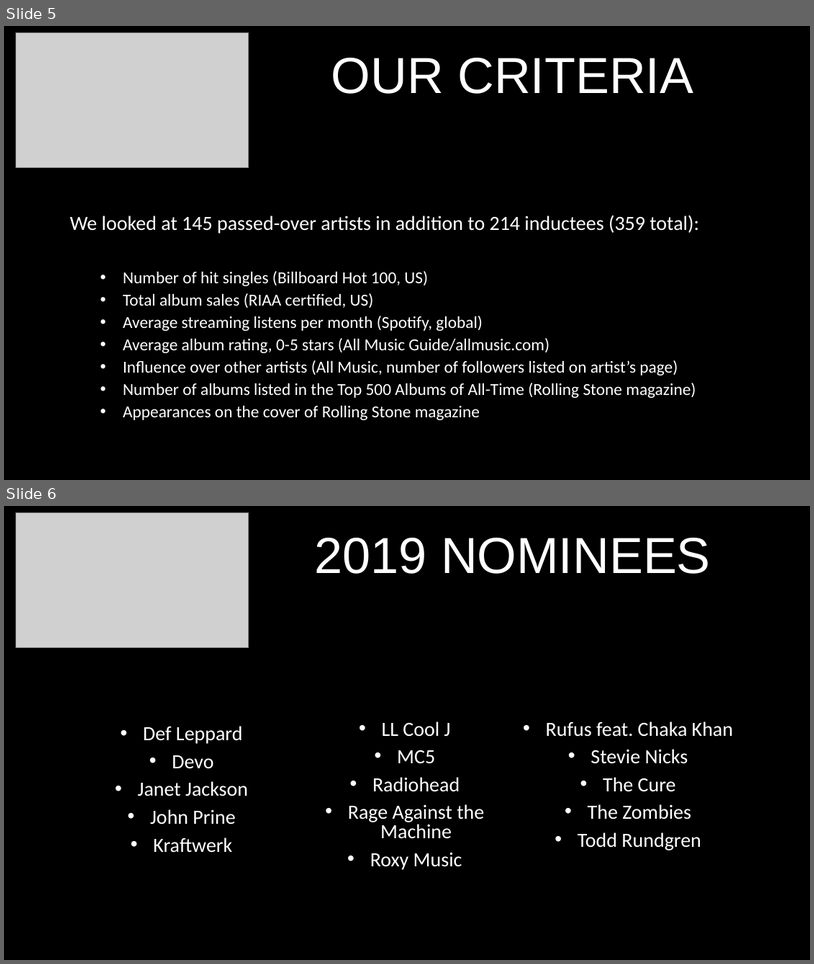
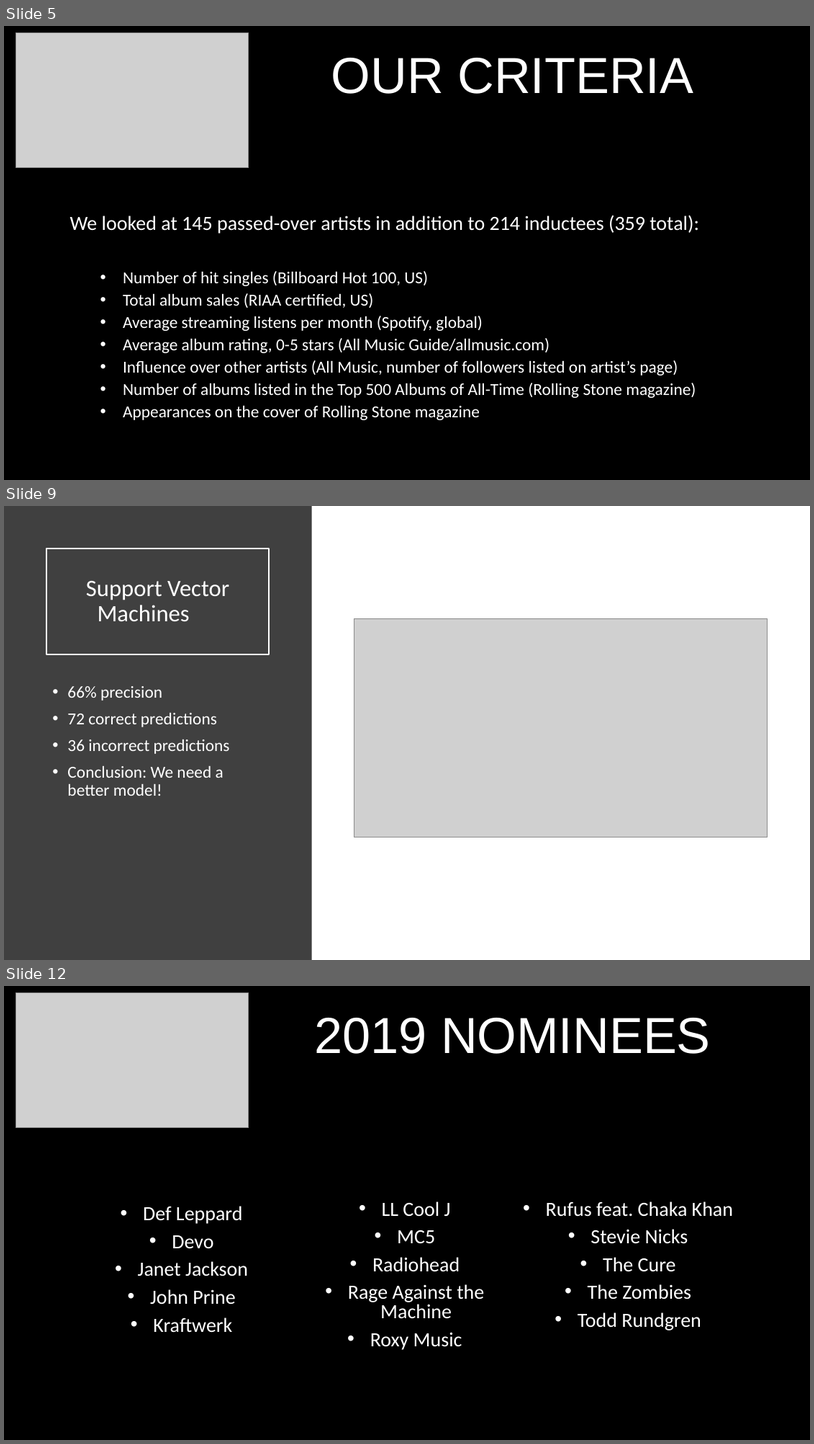
Before and after one commit to mborenstein128/Rock_Hall, a slide deck: RockHall.pptx. Shown one above the other, each under a label of ours: slides 5 and 6 before the commit, slides 5, 9 and 12 after it; the slides between them are not shown. The pictures are 814x964 and 814x1444 pixels, drawn with LibreOffice and Linux fonts; fonts in the diff are those of the drawing; grey boxes stand for pictures. Boxes give left, top, right and bottom in pixels: in the first picture for what was removed or moved away, otherwise in the second. Text is boxed around its words. In the diff, an @@ line names an element or a change of style, - is before the commit and + after.

```diff
--- a/RockHall.pptx
+++ b/RockHall.pptx
@@ slide 9 added at box(4, 506, 810, 960), background #FFFFFF @@
@@ rectangle added at box(4, 506, 312, 960), fill #404040 @@
@@ title added at box(46, 548, 269, 654), outline #FFFFFF 1.5 pt, 28 pt, text #FFFFFF @@
+Support Vector Machines
@@ picture added at box(354, 618, 768, 837) @@
@@ text added at box(67, 686, 230, 795), 20 pt, text #FFFFFF @@
+• 66% precision
+• 72 correct predictions
+• 36 incorrect predictions
+• Conclusion: We need a better model!
@@ what was slide 6 is now slide 12 @@
```
Also in this commit, not shown: 5 other slides added, 1 other file.
